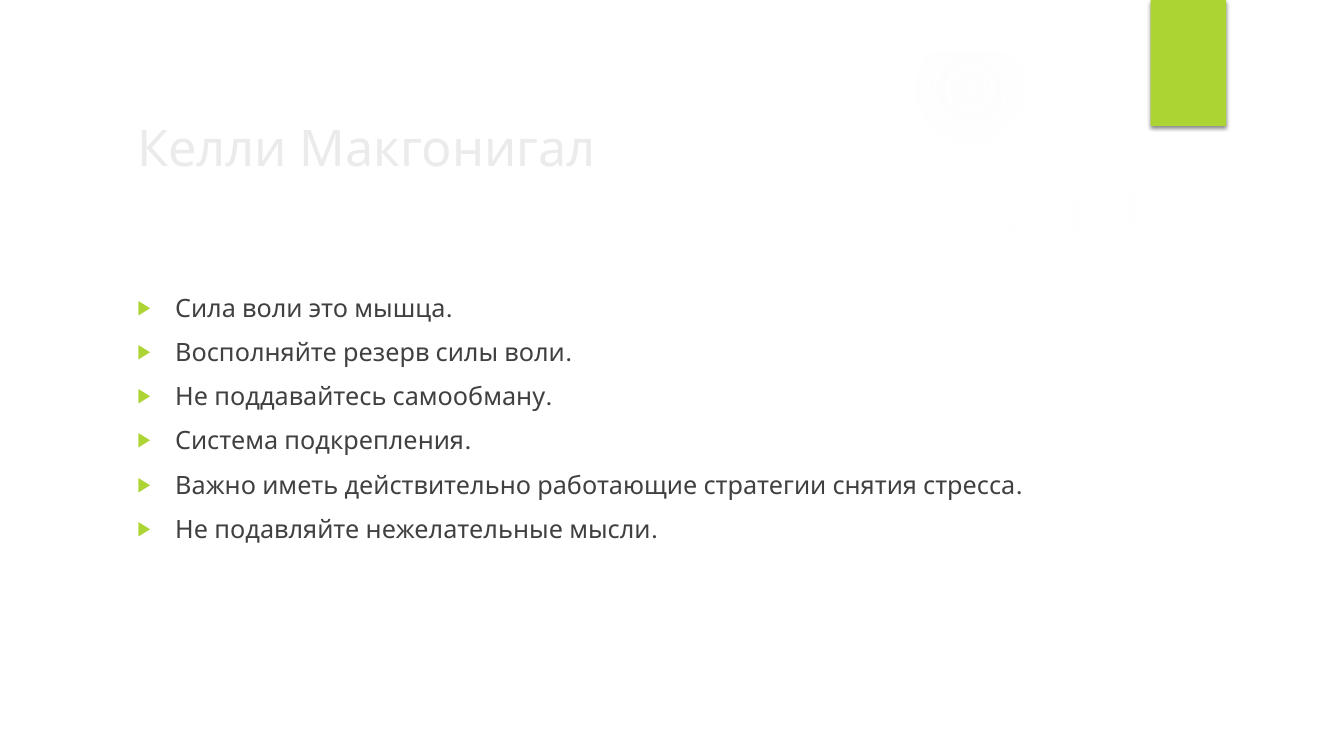
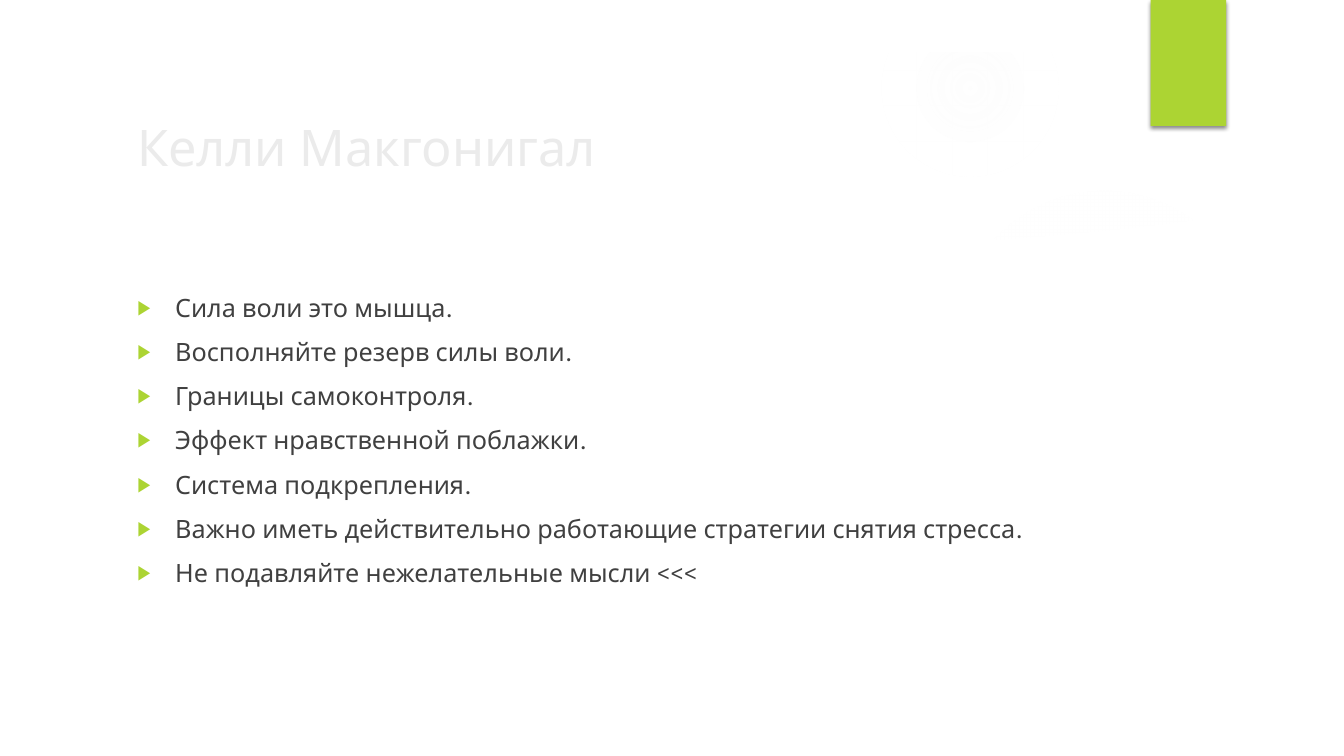
Before and after one commit to VladimirMakarevich/presentations, a slide deck: slide 35 of softskills/willpower/willpower.pptx (slide 28 before the commit). Drawn at 1344x756 pixels with LibreOffice and Linux fonts; fonts in the diff are those of the drawing; background and template pictures are left out. Boxes give left, top, right and bottom in pixels: in the first picture for what was removed or moved away, otherwise in the second. Text is boxed around its words. In the diff, an @@ line names an element or a change of style, - is before the commit and + after.

```diff
--- a/softskills/willpower/willpower.pptx
+++ b/softskills/willpower/willpower.pptx
@@ text at <box>175,387,587,455</box>: text changed @@
-▶ Не поддавайтесь самообману.
+▶ Границы самоконтроля.
+▶ Эффект нравственной поблажки.
@@ text at <box>175,563,650,587</box>: text changed @@
-▶ Не подавляйте нежелательные мысли.
+▶ Не подавляйте нежелательные мысли <<<
```
Also in this commit, not shown: 8 other slides changed, 10 slides added, 8 slides removed.
